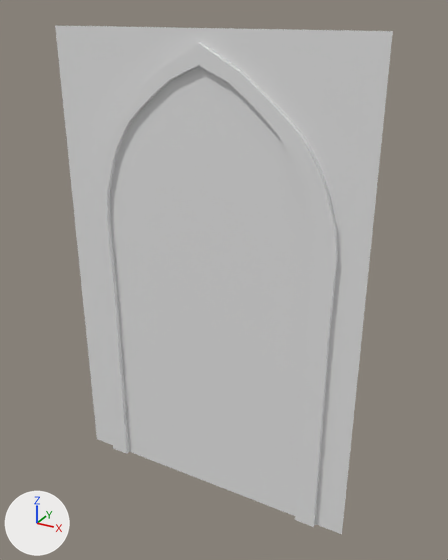
The FBX model Assets/MyContent/Art/Models/Structure/windows/window_2.fbx as it was, and as the next commit left it.
Camera for both pictures: a 50 mm lens placed at (13.2, -5.9, 6.48), pointed at (9.83, 0.23, 3.41). The lights are fixed; the arrows at lower left show +X, +Y and +Z. Where no turn or scale is listed for an object, it has been applied to the vertices.

Objects in the first picture: 'Window_2'.
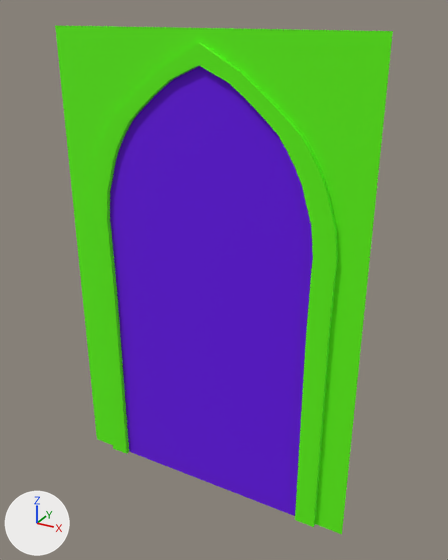
The newer file is also turned or shifted as a whole; pictures and numbers use the older file's frame.

Edits to the scene script, one JSON object a line:
```json
{"op": "add", "block": "mat_01___default", "code": ["mat_01___default = principled_material('01 - Default')", "mat_01___default.base_color = (0.137, 0.0, 0.824)  # purple #6700ea", "mat_01___default.roughness = 0.859"]}
{"op": "add", "block": "mat_02___default", "code": ["mat_02___default = principled_material('02 - Default')", "mat_02___default.base_color = (0.114, 0.976, 0.0)  # green #5ffc00", "mat_02___default.roughness = 0.859"]}
{"block": "me_mesh", "where": "me_mesh.from_pydata(...)  # 183 vertices, 164 faces; spans x 0.0..4.0, y -0.06..0.0, z 0.0..6.0"}
{"block": "me_mesh", "where": "# used by ob_window_2; location = (7.64, 0.09, 0.28)"}
{"block": "me_mesh", "change": "me_mesh part 1: 114 of the faces centred in x 0.17..3.83, y -0.06..0.0, z 3.11..5.95 switch from no material to mat_02___default (green #5ffc00)"}
{"block": "me_mesh", "change": "me_mesh part 2: 5 of the faces centred in x 0.18..0.63, y -0.06..0.0, z 0.0..0.75 switch from no material to mat_02___default (green #5ffc00)"}
{"block": "me_mesh", "change": "me_mesh part 3: 5 of the faces centred in x 3.37..3.82, y -0.06..0.0, z 0.0..0.75 switch from no material to mat_02___default (green #5ffc00)"}
{"block": "me_mesh", "change": "me_mesh part 4: 4 of the faces centred in x 0.18..0.63, y -0.06..0.0, z 2.09..2.17 switch from no material to mat_02___default (green #5ffc00)"}
{"block": "me_mesh", "change": "me_mesh part 5: 4 of the faces centred in x 3.37..3.82, y -0.06..0.0, z 2.09..2.17 switch from no material to mat_02___default (green #5ffc00)"}
{"block": "me_mesh", "change": "me_mesh part 6: all 32 faces centred in x 1.3..2.7, y 0.0, z 0.75..5.52 switch from no material to mat_01___default (purple #6800ea)"}
```

Pixel boxes [x1, y1, x2, y2] of what changed, in the pictures (448 x 560 px):
```json
{"part": 1, "of": "me_mesh", "change": "recoloured", "before": [55, 25, 393, 347], "after": [55, 25, 393, 347], "on screen": "grey to green"}
{"part": 2, "of": "me_mesh", "change": "recoloured", "before": [89, 356, 129, 454], "after": [89, 356, 129, 454], "on screen": "grey to green"}
{"part": 3, "of": "me_mesh", "change": "recoloured", "before": [295, 427, 352, 534], "after": [295, 427, 352, 534], "on screen": "grey to green"}
{"part": 4, "of": "me_mesh", "change": "recoloured", "before": [79, 262, 123, 369], "after": [79, 262, 123, 369], "on screen": "grey to green"}
{"part": 5, "of": "me_mesh", "change": "recoloured", "before": [301, 328, 363, 439], "after": [301, 328, 363, 439], "on screen": "grey to green"}
{"part": 6, "of": "me_mesh", "change": "recoloured", "before": [110, 66, 313, 516], "after": [110, 66, 313, 516], "on screen": "grey to purple"}
```
